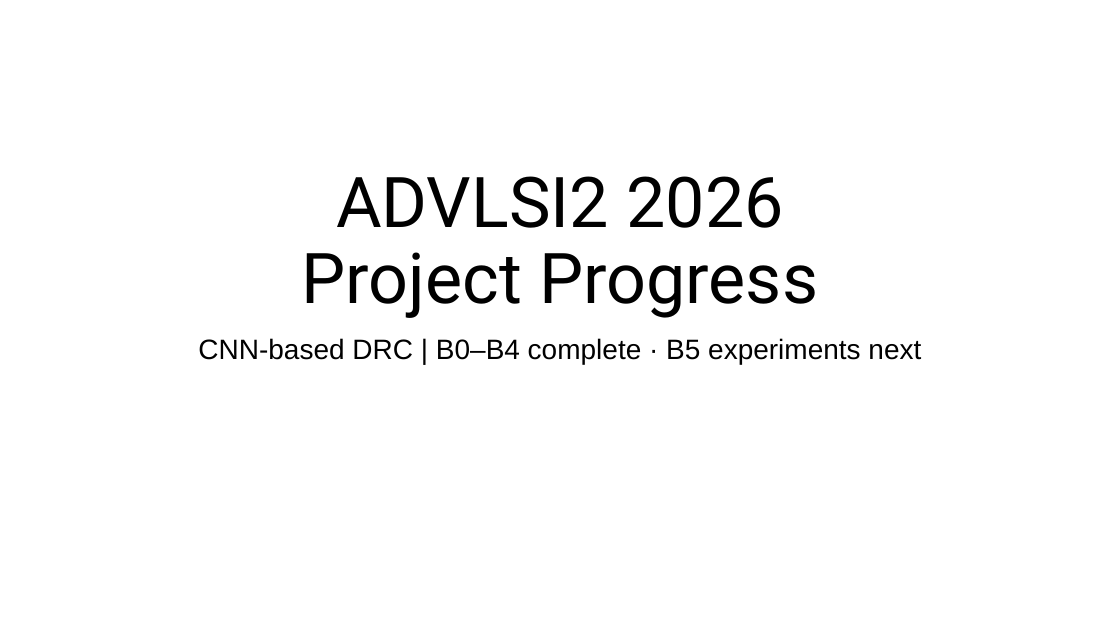
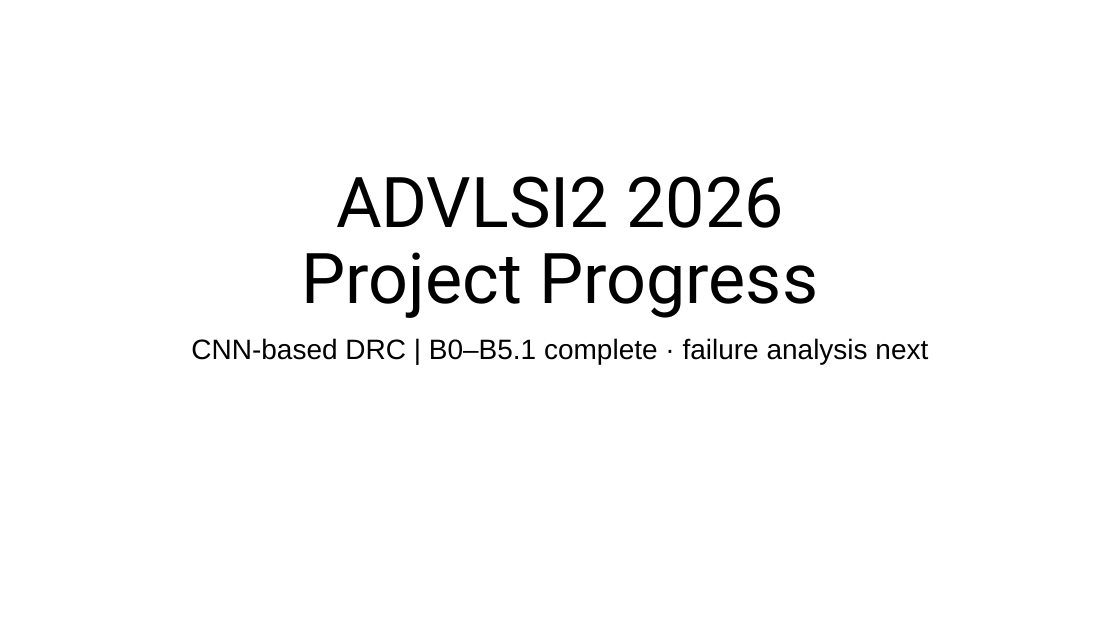
Before and after one commit to nocleo/ADVLSI2_Project_updated, a slide deck: slide 1 of presentation/ADVLSI2_DRC_CNN_Project_Progress.pptx. Drawn at 1120x630 pixels with LibreOffice and Linux fonts; fonts in the diff are those of the drawing. Boxes give left, top, right and bottom in pixels: in the first picture for what was removed or moved away, otherwise in the second. Text is boxed around its words. In the diff, an @@ line names an element or a change of style, - is before the commit and + after.

Commit message:
Document completed B5 ensemble experiment

```diff
--- a/presentation/ADVLSI2_DRC_CNN_Project_Progress.pptx
+++ b/presentation/ADVLSI2_DRC_CNN_Project_Progress.pptx
@@ subtitle at (x1=191, y1=338, x2=928, y2=364): text changed @@
-CNN-based DRC | B0–B4 complete · B5 experiments next
+CNN-based DRC | B0–B5.1 complete · failure analysis next
```
Also in this commit, not shown: 5 other slides changed, 5 other files.
